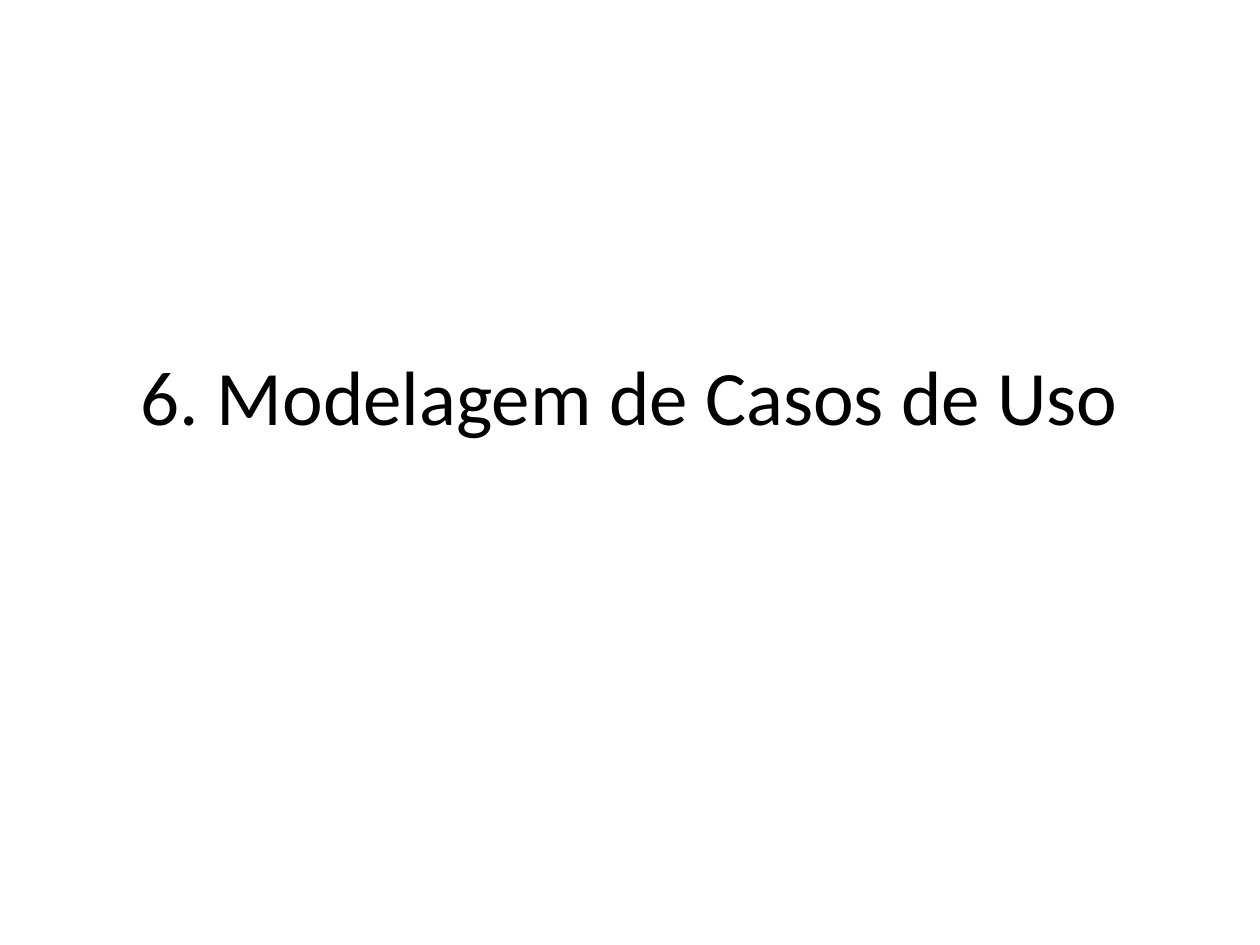
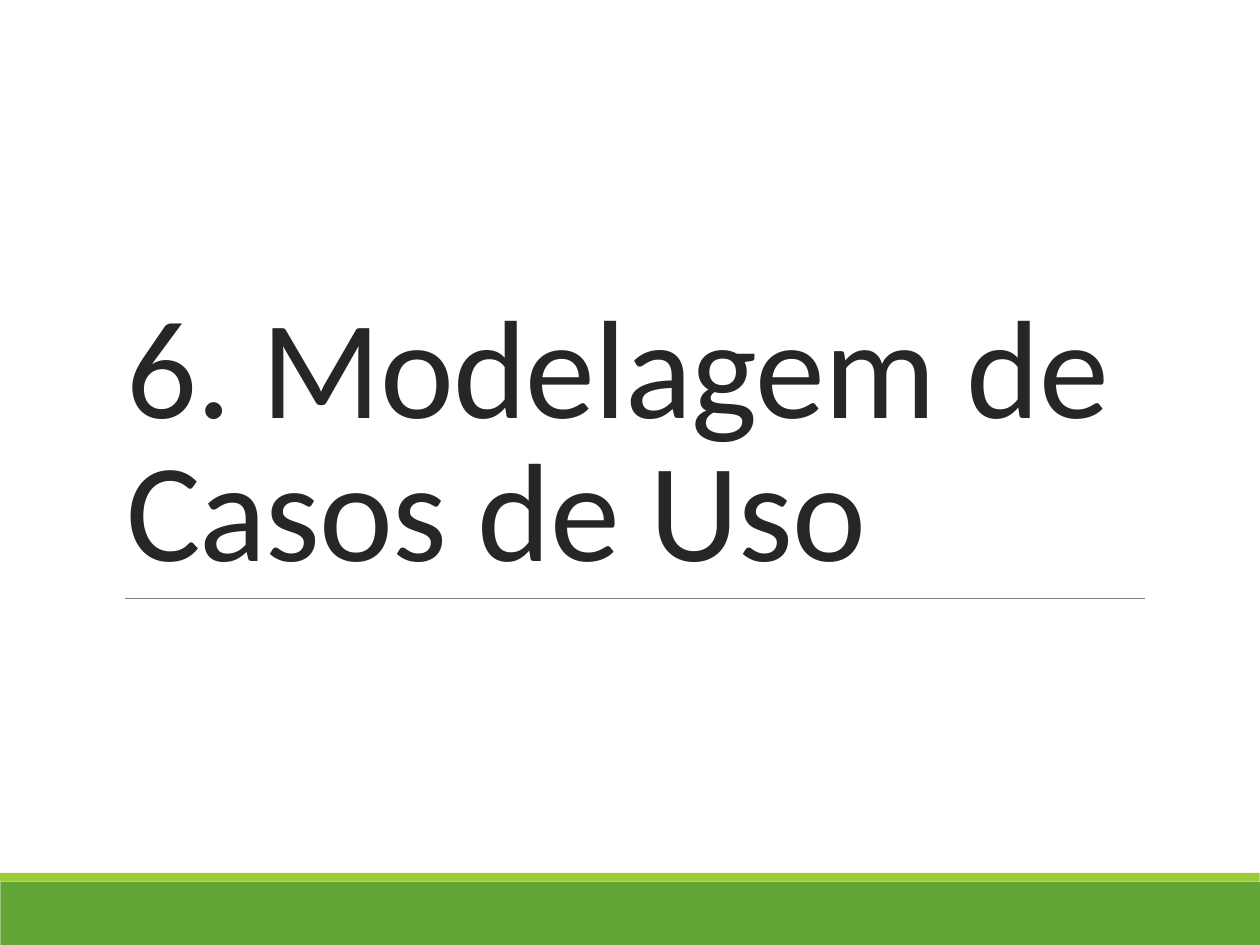
Before and after one commit to profAndreSouza/Material, a slide deck: slide 1 of Engenharia de Software/06 Modelagem de Casos de Uso.pptx. Drawn at 1260x945 pixels with LibreOffice and Linux fonts; fonts in the diff are those of the drawing. Boxes give left, top, right and bottom in pixels: in the first picture for what was removed or moved away, otherwise in the second. Text is boxed around its words. In the diff, an @@ line names an element or a change of style, - is before the commit and + after.

```diff
--- a/Engenharia de Software/06 Modelagem de Casos de Uso.pptx
+++ b/Engenharia de Software/06 Modelagem de Casos de Uso.pptx
@@ title "6. Modelagem de Casos de ...": place and size @@
-title "6. Modelagem de Casos de ..." at (141, 371, 1117, 439)
+title "6. Modelagem de Casos de ..." at (126, 320, 1108, 562)
@@ title "6. Modelagem de Casos de ..." at (126, 320, 1108, 562): size 44 to 80 pt, text colour #000000 to #262626, letter spacing 0 to -0.5 pt; alignment centre to left; line spacing 1 to 0.85; vertical alignment middle to bottom @@
@@ line added from (125, 598) to (1145, 598), #808080 0.5 pt @@
@@ rectangle added at (0, 882, 1260, 945), fill #63A537 @@
@@ rectangle added at (0, 873, 1260, 882), fill #99CB38 @@
```
Also in this commit, not shown: 8 other slides changed, 2 slides added, 24 slides removed.
